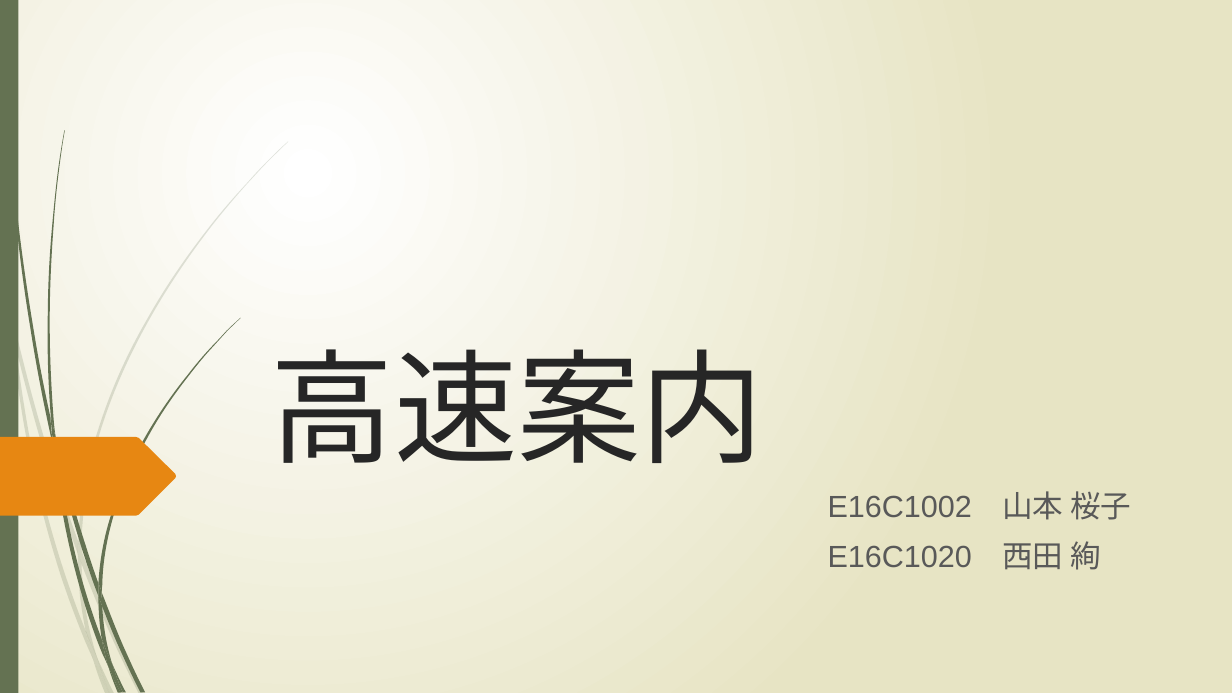
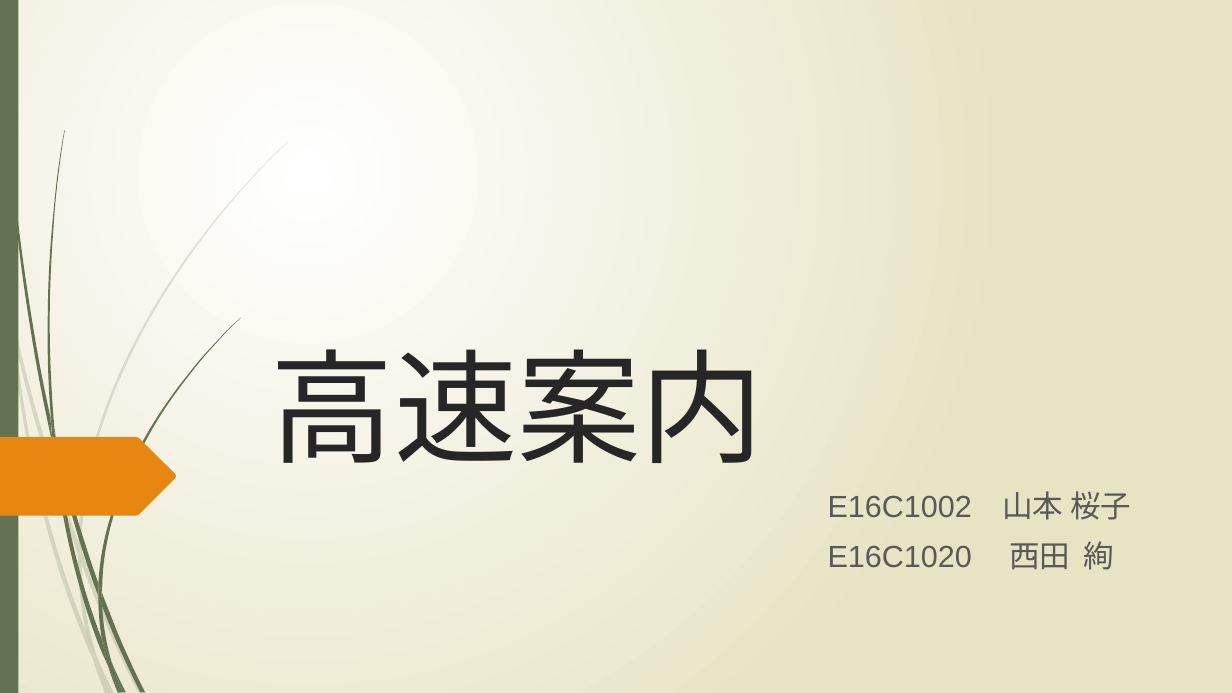
Before and after one commit to Iorin0124/KCGproject2, a slide deck: slide 1 of memo/高速案内.pptx. Drawn at 1232x693 pixels with LibreOffice and Linux fonts; fonts in the diff are those of the drawing. Boxes give left, top, right and bottom in pixels: in the first picture for what was removed or moved away, otherwise in the second. Text is boxed around its words. In the diff, an @@ line names an element or a change of style, - is before the commit and + after.

```diff
--- a/memo/高速案内.pptx
+++ b/memo/高速案内.pptx
@@ subtitle at bbox=[828, 541, 1115, 570]: alignment justified to left @@
```
Also in this commit, not shown: 5 other slides changed.
